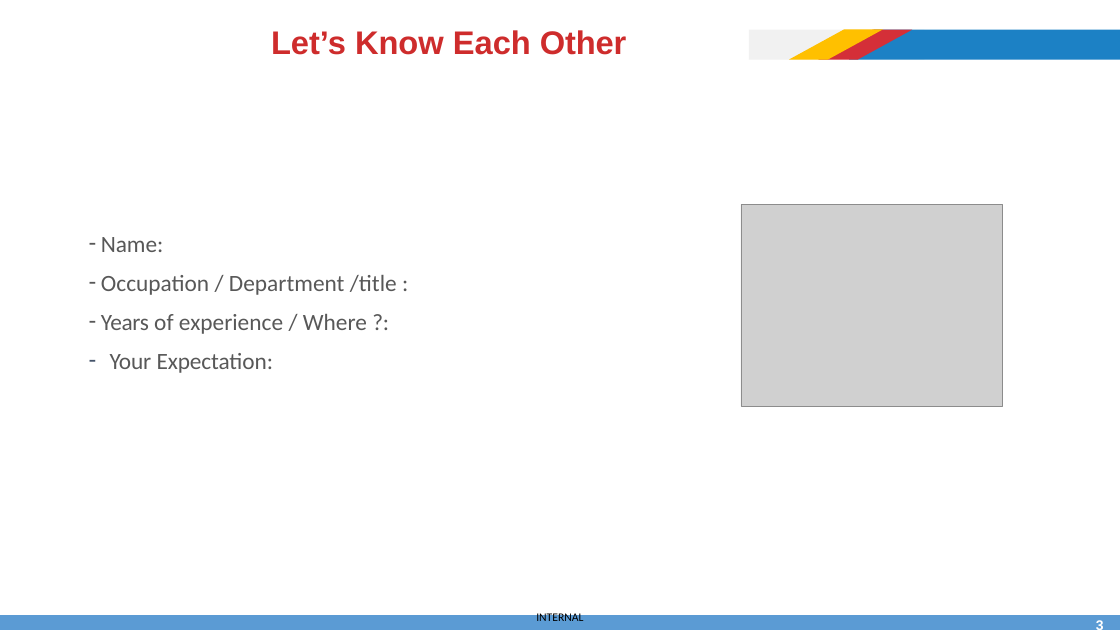
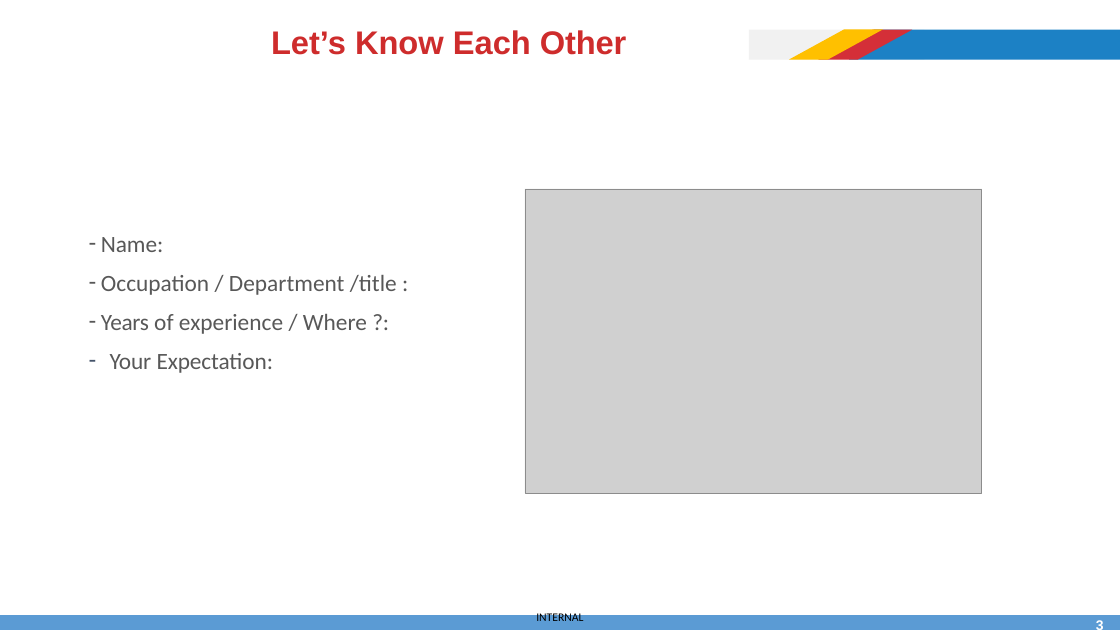
Before and after one commit to afathelbab/cnpc, a slide deck: slide 3 of computer-basics-soft-skills/day1/Computer Skills and Soft Skills - Lec-1.pptx. Drawn at 1120x630 pixels with LibreOffice and Linux fonts; fonts in the diff are those of the drawing; grey boxes stand for pictures; background and template pictures are left out. Boxes give left, top, right and bottom in pixels: in the first picture for what was removed or moved away, otherwise in the second. Text is boxed around its words. In the diff, an @@ line names an element or a change of style, - is before the commit and + after.

```diff
--- a/computer-basics-soft-skills/day1/Computer Skills and Soft Skills - Lec-1.pptx
+++ b/computer-basics-soft-skills/day1/Computer Skills and Soft Skills - Lec-1.pptx
@@ picture added at (525,189,982,493) @@
@@ picture removed at (741,204,1003,406) @@
```
Also in this commit, not shown: 13 other slides changed.
